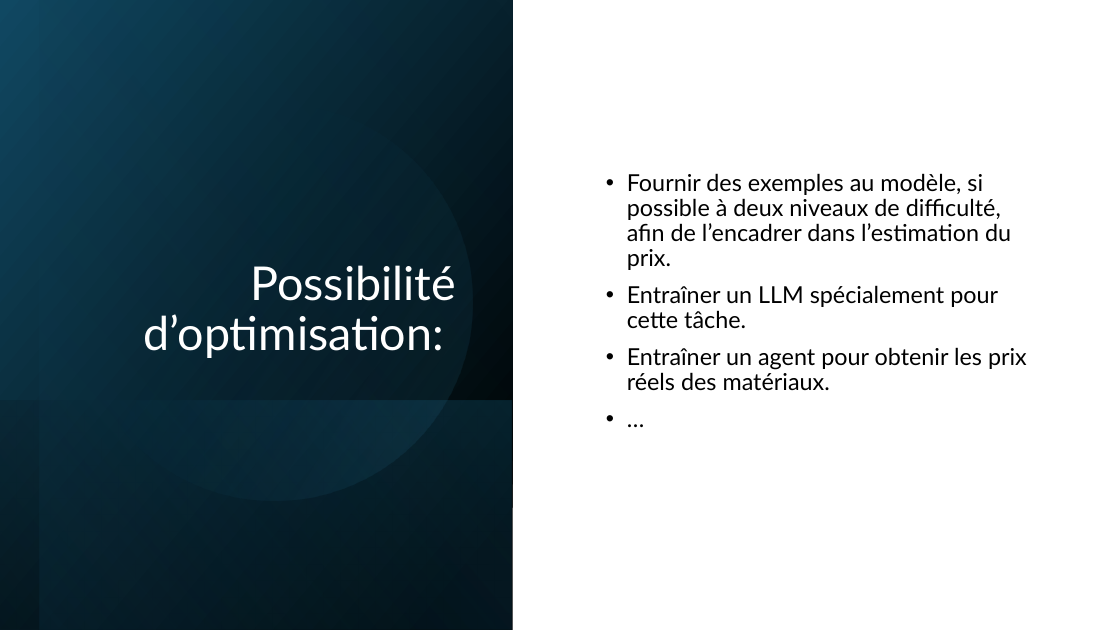
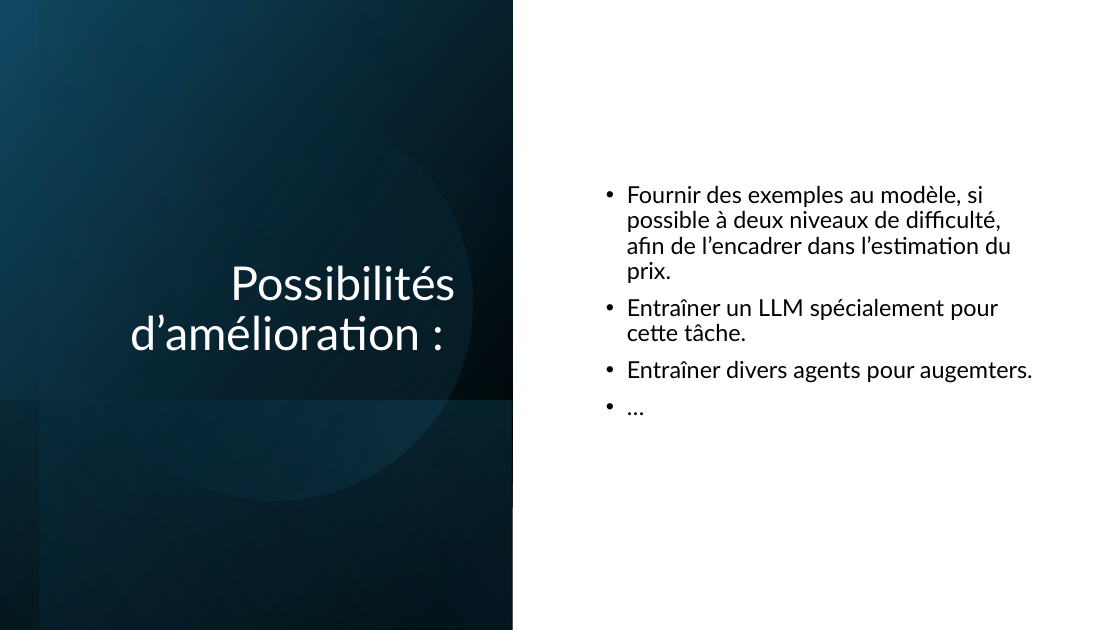
Before and after one commit to IzowRM/Stage-Cetic, a slide deck: slide 13 of TIM Pluo/Slide_Pluo.pptx (slide 11 before the commit). Drawn at 1120x630 pixels with LibreOffice and Linux fonts; fonts in the diff are those of the drawing. Boxes give left, top, right and bottom in pixels: in the first picture for what was removed or moved away, otherwise in the second. Text is boxed around its words. In the diff, an @@ line names an element or a change of style, - is before the commit and + after.

```diff
--- a/TIM Pluo/Slide_Pluo.pptx
+++ b/TIM Pluo/Slide_Pluo.pptx
@@ title at (130, 265, 457, 351): text changed @@
-Possibilité d’optimisation:
+Possibilités d’amélioration :
@@ text at (627, 360, 1033, 383): text changed @@
-• Entraîner un agent pour obtenir les prix réels des matériaux.
+• Entraîner divers agents pour augemters.
```
Also in this commit, not shown: 7 other slides changed, 3 slides added, 2 slides removed, 2 other files.
